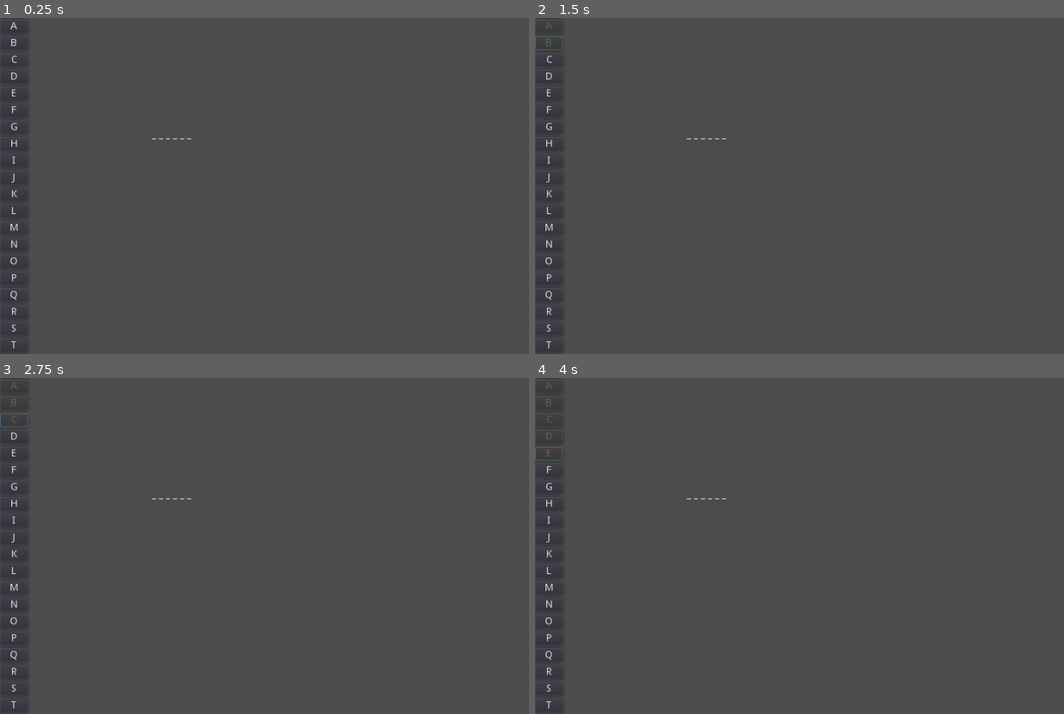
Above: before the commit, frames 1-4 (two rows, left to right).
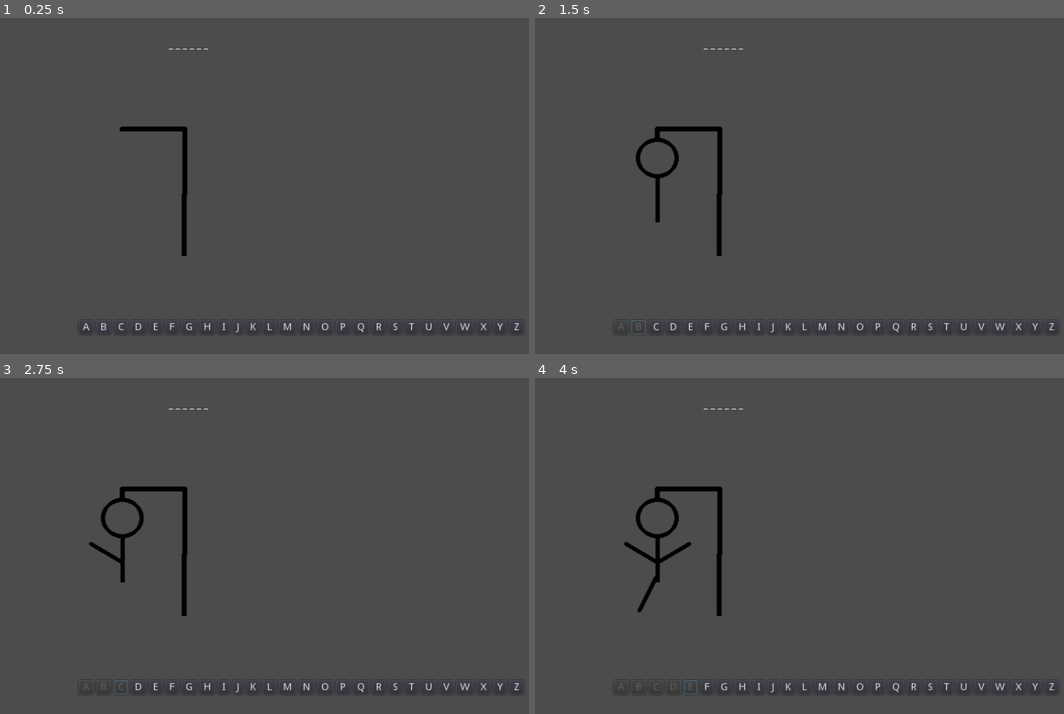
Above: after the commit, the same moments.

Repository: Jelared/Project-Jeu_du_Pendu
Game: Godot game, scene res://scenes/Main.tscn
The game is run twice, just before and just after one commit, with the same random seed, the same clock (stepped at 60 frames per second) and the same inputs.
Inputs:
- Up to frame 1 (0.25 s): no input
- Up to frame 2 (1.5 s): click "A" at 0.5 s; click "B" at 1.25 s
- Up to frame 3 (2.75 s): click "C" at 2 s
- Up to frame 4 (4 s): click "D" at 2.75 s; click "E" at 3.5 s

The runs differ from the first frame. In frame 1, 1.4% of the frame differs, in the area x 0-99%, y 1-100%; in frame 2, 1.8%; in frame 3, 1.9%; in frame 4, 2.0%, in the area x 0-99%, y 9-100%.

Commit message:
update 02-09-2022
Ajout des sprites

Diff:
--- a/scenes/Main.tscn
+++ b/scenes/Main.tscn
@@ -1,7 +1,22 @@
-[gd_scene load_steps=3 format=2]
+[gd_scene load_steps=11 format=2]
 
 [ext_resource path="res://scripts/Main.gd" type="Script" id=1]
 [ext_resource path="res://Groupes/buttongroup_clavier.tres" type="ButtonGroup" id=2]
+[ext_resource path="res://Sprites/SP1.png" type="Texture" id=3]
+[ext_resource path="res://Sprites/SP6.png" type="Texture" id=4]
+[ext_resource path="res://Sprites/SP3.png" type="Texture" id=6]
+[ext_resource path="res://Sprites/SP2.png" type="Texture" id=7]
+[ext_resource path="res://Sprites/SP4.png" type="Texture" id=8]
+[ext_resource path="res://Sprites/SP5.png" type="Texture" id=9]
+[ext_resource path="res://Sprites/SP0.png" type="Texture" id=10]
+
+[sub_resource type="SpriteFrames" id=1]
+animations = [ {
+"frames": [ ExtResource( 10 ), ExtResource( 3 ), ExtResource( 7 ), ExtResource( 6 ), ExtResource( 8 ), ExtResource( 9 ), ExtResource( 4 ) ],
+"loop": true,
+"name": "default",
+"speed": 5.0
+} ]
 
 [node name="Main" type="Control"]
 anchor_right = 1.0
@@ -14,218 +29,224 @@
 [node name="CanvasLayer" type="CanvasLayer" parent="."]
 
 [node name="Affichage" type="RichTextLabel" parent="."]
-margin_left = 216.0
-margin_top = 158.0
-margin_right = 800.0
-margin_bottom = 222.0
-
-[node name="VBoxContainer" type="VBoxContainer" parent="."]
-margin_right = 40.0
-margin_bottom = 620.0
-
-[node name="Button_A" type="Button" parent="VBoxContainer"]
-margin_right = 40.0
+margin_left = 240.0
+margin_top = 30.0
+margin_right = 824.0
+margin_bottom = 94.0
+
+[node name="HBoxContainer" type="HBoxContainer" parent="."]
+margin_left = 112.0
+margin_top = 430.0
+margin_right = 745.0
+margin_bottom = 450.0
+
+[node name="Button_A" type="Button" parent="HBoxContainer"]
+margin_right = 21.0
 margin_bottom = 20.0
 shortcut_in_tooltip = false
 group = ExtResource( 2 )
 text = "A"
 
-[node name="Button_B" type="Button" parent="VBoxContainer"]
-margin_top = 24.0
-margin_right = 40.0
-margin_bottom = 44.0
+[node name="Button_B" type="Button" parent="HBoxContainer"]
+margin_left = 25.0
+margin_right = 46.0
+margin_bottom = 20.0
 shortcut_in_tooltip = false
 group = ExtResource( 2 )
 text = "B"
 
-[node name="Button_C" type="Button" parent="VBoxContainer"]
-margin_top = 48.0
-margin_right = 40.0
-margin_bottom = 68.0
+[node name="Button_C" type="Button" parent="HBoxContainer"]
+margin_left = 50.0
+margin_right = 70.0
+margin_bottom = 20.0
 shortcut_in_tooltip = false
 group = ExtResource( 2 )
 text = "C"
 
-[node name="Button_D" type="Button" parent="VBoxContainer"]
-margin_top = 72.0
-margin_right = 40.0
-margin_bottom = 92.0
+[node name="Button_D" type="Button" parent="HBoxContainer"]
+margin_left = 74.0
+margin_right = 96.0
+margin_bottom = 20.0
 shortcut_in_tooltip = false
 group = ExtResource( 2 )
 text = "D"
 
-[node name="Button_E" type="Button" parent="VBoxContainer"]
-margin_top = 96.0
-margin_right = 40.0
-margin_bottom = 116.0
+[node name="Button_E" type="Button" parent="HBoxContainer"]
+margin_left = 100.0
+margin_right = 119.0
+margin_bottom = 20.0
 shortcut_in_tooltip = false
 group = ExtResource( 2 )
 text = "E"
 
-[node name="Button_F" type="Button" parent="VBoxContainer"]
-margin_top = 120.0
-margin_right = 40.0
-margin_bottom = 140.0
+[node name="Button_F" type="Button" parent="HBoxContainer"]
+margin_left = 123.0
+margin_right = 142.0
+margin_bottom = 20.0
 shortcut_in_tooltip = false
 group = ExtResource( 2 )
 text = "F"
 
-[node name="Button_G" type="Button" parent="VBoxContainer"]
-margin_top = 144.0
-margin_right = 40.0
-margin_bottom = 164.0
+[node name="Button_G" type="Button" parent="HBoxContainer"]
+margin_left = 146.0
+margin_right = 168.0
+margin_bottom = 20.0
 shortcut_in_tooltip = false
 group = ExtResource( 2 )
 text = "G"
 
-[node name="Button_H" type="Button" parent="VBoxContainer"]
-margin_top = 168.0
-margin_right = 40.0
-margin_bottom = 188.0
+[node name="Button_H" type="Button" parent="HBoxContainer"]
+margin_left = 172.0
+margin_right = 194.0
+margin_bottom = 20.0
 shortcut_in_tooltip = false
 group = ExtResource( 2 )
 text = "H"
 
-[node name="Button_I" type="Button" parent="VBoxContainer"]
-margin_top = 192.0
-margin_right = 40.0
-margin_bottom = 212.0
+[node name="Button_I" type="Button" parent="HBoxContainer"]
+margin_left = 198.0
+margin_right = 215.0
+margin_bottom = 20.0
 shortcut_in_tooltip = false
 group = ExtResource( 2 )
 text = "I"
 
-[node name="Button_J" type="Button" parent="VBoxContainer"]
-margin_top = 216.0
-margin_right = 40.0
-margin_bottom = 236.0
+[node name="Button_J" type="Button" parent="HBoxContainer"]
+margin_left = 219.0
+margin_right = 234.0
+margin_bottom = 20.0
 shortcut_in_tooltip = false
 group = ExtResource( 2 )
 text = "J"
 
-[node name="Button_K" type="Button" parent="VBoxContainer"]
-margin_top = 240.0
-margin_right = 40.0
-margin_bottom = 260.0
+[node name="Button_K" type="Button" parent="HBoxContainer"]
+margin_left = 238.0
+margin_right = 258.0
+margin_bottom = 20.0
 shortcut_in_tooltip = false
 group = ExtResource( 2 )
 text = "K"
 
-[node name="Button_L" type="Button" parent="VBoxContainer"]
-margin_top = 264.0
-margin_right = 40.0
-margin_bottom = 284.0
+[node name="Button_L" type="Button" parent="HBoxContainer"]
+margin_left = 262.0
+margin_right = 281.0
+margin_bottom = 20.0
 shortcut_in_tooltip = false
 group = ExtResource( 2 )
 text = "L"
 
-[node name="Button_M" type="Button" parent="VBoxContainer"]
-margin_top = 288.0
-margin_right = 40.0
-margin_bottom = 308.0
+[node name="Button_M" type="Button" parent="HBoxContainer"]
+margin_left = 285.0
+margin_right = 309.0
+margin_bottom = 20.0
 shortcut_in_tooltip = false
 group = ExtResource( 2 )
 text = "M"
 
-[node name="Button_N" type="Button" parent="VBoxContainer"]
-margin_top = 312.0
-margin_right = 40.0
-margin_bottom = 332.0
+[node name="Button_N" type="Button" parent="HBoxContainer"]
+margin_left = 313.0
+margin_right = 335.0
+margin_bottom = 20.0
 shortcut_in_tooltip = false
 group = ExtResource( 2 )
 text = "N"
 
-[node name="Button_O" type="Button" parent="VBoxContainer"]
-margin_top = 336.0
-margin_right = 40.0
-margin_bottom = 356.0
+[node name="Button_O" type="Button" parent="HBoxContainer"]
+margin_left = 339.0
+margin_right = 362.0
+margin_bottom = 20.0
 shortcut_in_tooltip = false
 group = ExtResource( 2 )
 text = "O"
 
-[node name="Button_P" type="Button" parent="VBoxContainer"]
-margin_top = 360.0
-margin_right = 40.0
-margin_bottom = 380.0
+[node name="Button_P" type="Button" parent="HBoxContainer"]
+margin_left = 366.0
+margin_right = 386.0
+margin_bottom = 20.0
 shortcut_in_tooltip = false
 group = ExtResource( 2 )
 text = "P"
 
-[node name="Button_Q" type="Button" parent="VBoxContainer"]
-margin_top = 384.0
-margin_right = 40.0
-margin_bottom = 404.0
+[node name="Button_Q" type="Button" parent="HBoxContainer"]
+margin_left = 390.0
+margin_right = 413.0
+margin_bottom = 20.0
 shortcut_in_tooltip = false
 group = ExtResource( 2 )
 text = "Q"
 
-[node name="Button_R" type="Button" parent="VBoxContainer"]
-margin_top = 408.0
-margin_right = 40.0
-margin_bottom = 428.0
+[node name="Button_R" type="Button" parent="HBoxContainer"]
+margin_left = 417.0
+margin_right = 437.0
+margin_bottom = 20.0
 shortcut_in_tooltip = false
 group = ExtResource( 2 )
 text = "R"
 
-[node name="Button S" type="Button" parent="VBoxContainer"]
-margin_top = 432.0
-margin_right = 40.0
-margin_bottom = 452.0
+[node name="Button S" type="Button" parent="HBoxContainer"]
+margin_left = 441.0
+margin_right = 460.0
+margin_bottom = 20.0
 shortcut_in_tooltip = false
 group = ExtResource( 2 )
 text = "S"
 
-[node name="Button T" type="Button" parent="VBoxContainer"]
-margin_top = 456.0
-margin_right = 40.0
-margin_bottom = 476.0
+[node name="Button T" type="Button" parent="HBoxContainer"]
+margin_left = 464.0
+margin_right = 483.0
+margin_bottom = 20.0
 shortcut_in_tooltip = false
 group = ExtResource( 2 )
 text = "T"
 
-[node name="Button U" type="Button" parent="VBoxContainer"]
-margin_top = 480.0
-margin_right = 40.0
-margin_bottom = 500.0
+[node name="Button U" type="Button" parent="HBoxContainer"]
+margin_left = 487.0
+margin_right = 509.0
+margin_bottom = 20.0
 shortcut_in_tooltip = false
 group = ExtResource( 2 )
 text = "U"
 
-[node name="Button V" type="Button" parent="VBoxContainer"]
-margin_top = 504.0
-margin_right = 40.0
-margin_bottom = 524.0
+[node name="Button V" type="Button" parent="HBoxContainer"]
+margin_left = 513.0
+margin_right = 533.0
+margin_bottom = 20.0
 shortcut_in_tooltip = false
 group = ExtResource( 2 )
 text = "V"
 
-[node name="Button W" type="Button" parent="VBoxContainer"]
-margin_top = 528.0
-margin_right = 40.0
-margin_bottom = 548.0
+[node name="Button W" type="Button" parent="HBoxContainer"]
+margin_left = 537.0
+margin_right = 562.0
+margin_bottom = 20.0
 shortcut_in_tooltip = false
 group = ExtResource( 2 )
 text = "W"
 
-[node name="Button X" type="Button" parent="VBoxContainer"]
-margin_top = 552.0
-margin_right = 40.0
-margin_bottom = 572.0
+[node name="Button X" type="Button" parent="HBoxContainer"]
+margin_left = 566.0
+margin_right = 586.0
+margin_bottom = 20.0
 shortcut_in_tooltip = false
 group = ExtResource( 2 )
 text = "X"
 
-[node name="Button Y" type="Button" parent="VBoxContainer"]
-margin_top = 576.0
-margin_right = 40.0
-margin_bottom = 596.0
+[node name="Button Y" type="Button" parent="HBoxContainer"]
+margin_left = 590.0
+margin_right = 609.0
+margin_bottom = 20.0
 shortcut_in_tooltip = false
 group = ExtResource( 2 )
 text = "Y"
 
-[node name="Button Z" type="Button" parent="VBoxContainer"]
-margin_top = 600.0
-margin_right = 40.0
-margin_bottom = 620.0
+[node name="Button Z" type="Button" parent="HBoxContainer"]
+margin_left = 613.0
+margin_right = 633.0
+margin_bottom = 20.0
 shortcut_in_tooltip = false
 group = ExtResource( 2 )
 text = "Z"
+
+[node name="Pendu" type="AnimatedSprite" parent="."]
+position = Vector2( 200, 230 )
+frames = SubResource( 1 )
--- a/scripts/Main.gd
+++ b/scripts/Main.gd
@@ -9,6 +9,7 @@
 var mot_separeL = [] #array avec les lettres séparées
 var affichage = [] #Array avec les lettres trouvées
 var affichage_ = "" #String avec les lettres trouvées
+var perdu = 1
 
 #Listes des mots
 var list = [
@@ -91,4 +92,8 @@
 
 
 func pendu():
-	pass
+	$Pendu.frame = perdu
+	perdu += 1
+#affichage game over revoir
+#	if perdu = 6:
+#		print(perdu)
Binary file added: Sprites/SP0.png
Not shown, added: Sprites/SP0.png.import
Binary file added: Sprites/SP1.png
Not shown, added: Sprites/SP1.png.import
Binary file added: Sprites/SP2.png
Not shown, added: Sprites/SP2.png.import
Binary file added: Sprites/SP3.png
Not shown, added: Sprites/SP3.png.import
Binary file added: Sprites/SP4.png
Not shown, added: Sprites/SP4.png.import
Binary file added: Sprites/SP5.png
Not shown, added: Sprites/SP5.png.import
(and 1 more such lines)
